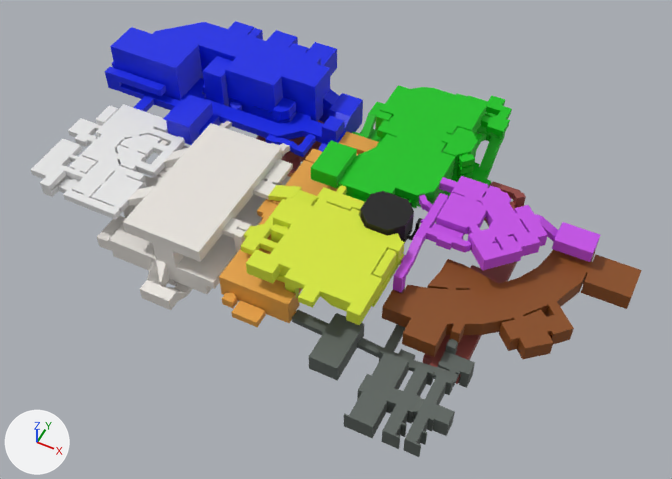
Before and after pictures for a commit that changed the glTF model public/assets/stella-3d-reference.glb.
Camera for both pictures: a 50 mm lens placed at (54.1, -102.8, 123.2), pointed at (4.7, -4.0, -0.3). The axes (+X, +Y, +Z) are drawn at lower left. The lights are the same throughout. The older version comes first. Where no turn or scale is listed for an object, it has been applied to the vertices. Vertices at exactly the same position are counted once.

Names of what the first picture shows: 'archives ground floor', 'assembly ground floor', 'atrium first floor', 'business center ground floor', 'communications first floor', 'loading bay top floor', 'lobby top floor', 'medical second floor', 'metro ground floor', 'sandbox ground floor', 'seed vault ground floor'.
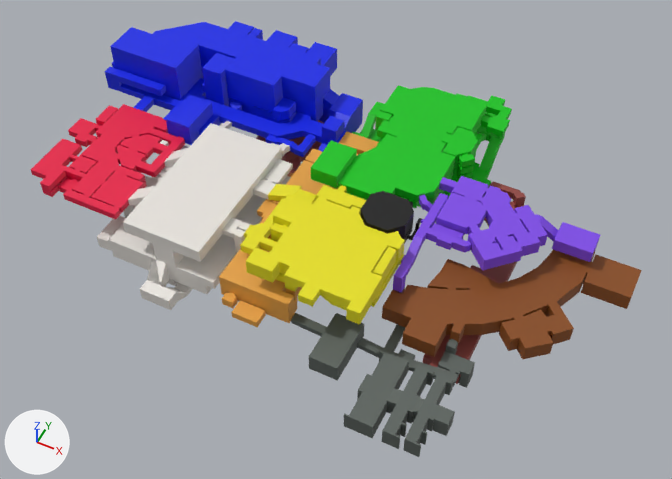
Diff of the bpy script that builds the scene:
```diff
--- a/public/assets/stella-3d-reference.glb.py
+++ b/public/assets/stella-3d-reference.glb.py
@@ mat_material_009 @@
 mat_material_009 = principled_material('Material.009')
-mat_material_009.base_color = (0.678, 0.8, 0.0374)  # yellow #d7e736
+mat_material_009.base_color = (0.801, 0.742, 0.00554)  # yellow #e7e011
@@ mat_material_007 @@
 mat_material_007 = principled_material('Material.007')
-mat_material_007.base_color = (0.561, 0.0771, 0.801)  # purple #c54ee7
+mat_material_007.base_color = (0.213, 0.0683, 0.801)  # purple #7f4ae7
@@ mat_material_001 @@
+mat_material_001 = principled_material('Material.001')
+mat_material_001.base_color = (0.801, 0.00294, 0.0549)  # pink #e70a42
@@ me_plane @@
-me_plane.from_pydata(...)  # 809 vertices, 1489 faces; spans x -53.8..-3.0, y 1.0..34.0, z -5.0..9.2
+me_plane.from_pydata(...)  # 830 vertices, 1541 faces; spans x -53.8..-3.0, y 1.0..34.0, z -5.0..9.2
+# me_plane part 1: 27 vertices moved from x -33.0..-27.8, y 12.5..17.8, z -0.8..8.2 to x -33.0..-27.8, y 12.5..17.2, z -1.0..9.0; 63 vertices removed from x -36.0..-26.5, y 12.5..18.0, z -1.0..8.2; 86 vertices added at x -36.0..-26.5, y 10.0..18.0, z -2.2..9.0
+# other edits to the shape of me_plane do not show in these pictures
 me_plane.materials.append(mat_material_004)
@@ me_plane_004 @@
-me_plane_004.from_pydata(...)  # 400 vertices, 821 faces; spans x -7.5..19.8, y -27.0..-3.0, z -3.5..4.0
+me_plane_004.from_pydata(...)  # 440 vertices, 886 faces; spans x -7.5..19.8, y -27.0..-3.0, z -1.5..4.5
+# me_plane_004 part 2: 50 vertices moved from x -7.5..10.5, y -22.7..-3.5, z -3.5..4.0 to x -7.5..10.5, y -22.7..-3.5, z -1.2..4.5; 184 vertices removed from x -2.5..19.5, y -27.0..-4.0, z 0.0..4.0; 224 vertices added at x -2.5..19.5, y -27.0..-4.2, z 0.0..4.5
 me_plane_004.materials.append(mat_material_009)
@@ me_plane_001 @@
-me_plane_001.from_pydata(...)  # 447 vertices, 910 faces; spans x -50.2..-28.0, y -23.9..1.1, z -1.2..1.5
+me_plane_001.from_pydata(...)  # 447 vertices, 912 faces; spans x -50.2..-28.0, y -23.9..1.1, z -1.2..1.5
+# me_plane_001 part 3: 907 faces spanning x -50.2..-28.0, y -23.9..1.1, z -1.2..1.5 switch from no material to mat_material_001 (pink #e70a42)
+# edits to the shape of me_plane_001 do not show in these pictures
@@ me_plane_012 @@
-me_plane_012.from_pydata(...)  # 705 vertices, 1349 faces; spans x -9.6..15.1, y -27.9..16.1, z -3.4..5.3
+me_plane_012.from_pydata(...)  # 687 vertices, 1334 faces; spans x -10.1..15.1, y -27.9..16.1, z -3.4..5.3
+# me_plane_012 part 4: 4 vertices moved from x -9.6, y -10.9..-6.7, z -3.4..-1.9 to x -10.1, y -10.9..-6.7, z -3.4..-1.9; 48 vertices removed from x -6.6..7.1, y -18.7..10.1, z -1.4..5.3; 14 vertices added at x -6.4..2.6, y -5.2..6.6, z -1.4..3.3
+# other edits to the shape of me_plane_012 do not show in these pictures
 me_plane_012.materials.append(mat_material)
@@ me_plane_011 @@
-me_plane_011.from_pydata(...)  # 283 vertices, 548 faces; spans x 7.1..37.4, y -37.4..-12.4, z -3.2..2.8
+me_plane_011.from_pydata(...)  # 285 vertices, 552 faces; spans x 7.1..37.4, y -37.4..-12.4, z -3.2..2.8
+# me_plane_011 part 5: 6 vertices moved from x 7.1..13.6, y -24.4..-22.4, z -0.4..1.1 to x 7.1..13.6, y -24.7..-23.2, z -0.4..1.1; 3 vertices removed from x 7.1..13.6, y -24.4..-22.4, z 0.1..2.8; 5 vertices added at x 7.1, y -24.7..-23.2, z 0.1..1.1
 me_plane_011.materials.append(mat_material_005)
```

Boxes [x1, y1, x2, y2] around the edits, measured in the pictures (672 x 479 px; the box of a moved part takes in the faces that stretch with it):
'atrium first floor', recoloured, reshaped: before [240, 185, 404, 325]; after [240, 184, 405, 324]
'seed vault ground floor', reshaped: before [292, 310, 475, 457]; after [291, 313, 475, 457]
'business center ground floor', recoloured: [393, 176, 600, 292] in both
part 1 of me_plane, moved or reshaped: before [176, 45, 236, 106]; after [163, 45, 236, 106]
part 3 of me_plane_001, recoloured (white to pink): [31, 104, 185, 219] in both
part 4 of me_plane_012, built on (mostly hidden): before [219, 149, 358, 277]
part 5 of me_plane_011, moved or reshaped: before [292, 310, 362, 356]; after [291, 313, 327, 336]
